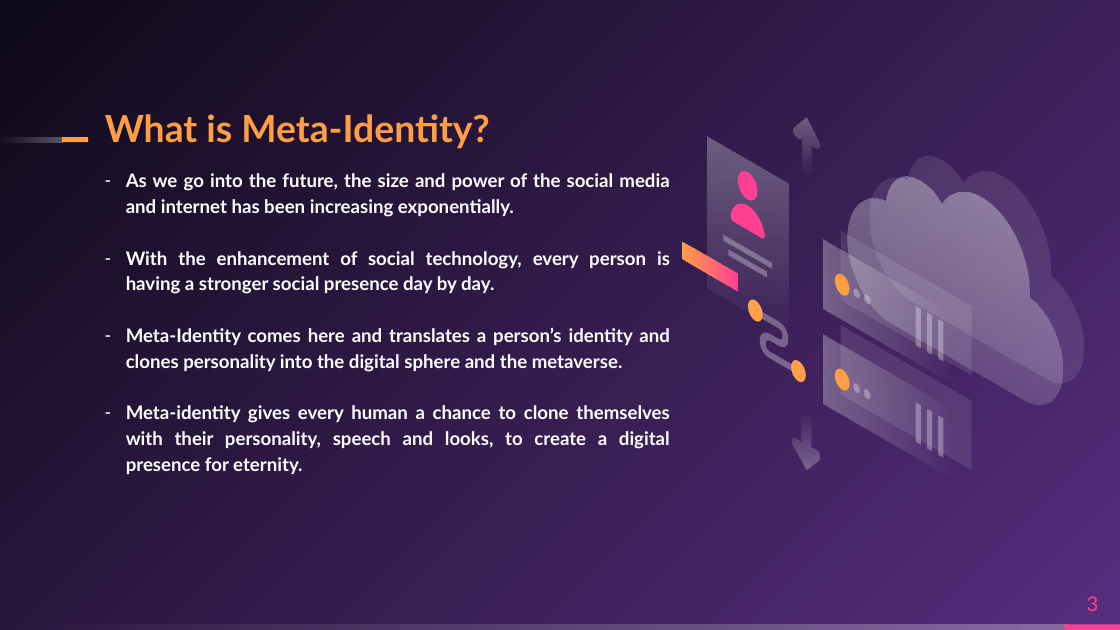
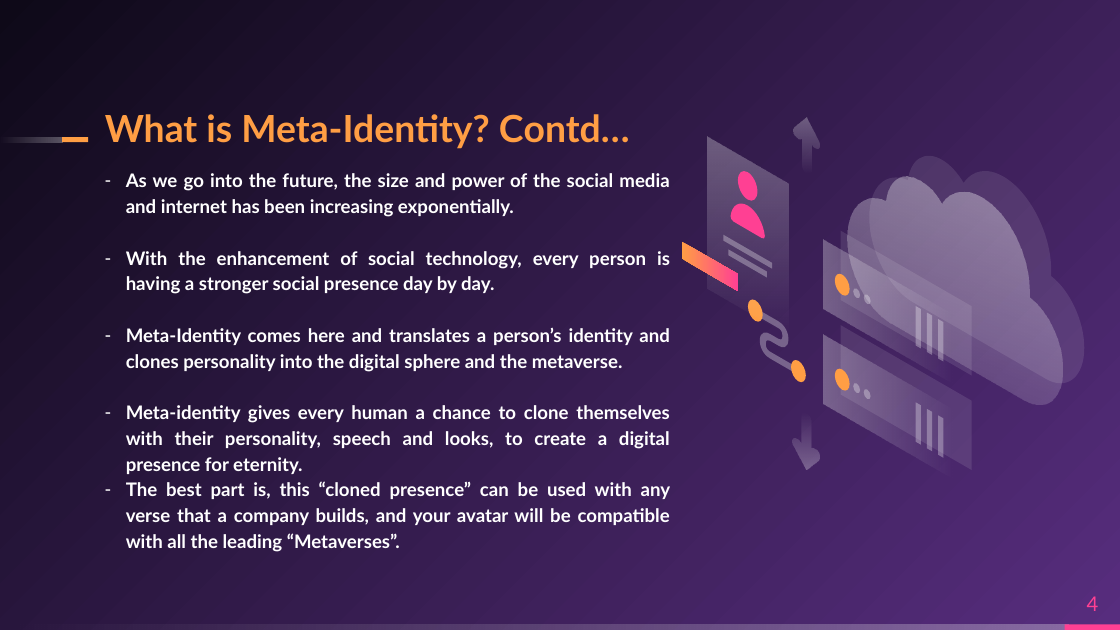
Before and after one commit to sacredvoid/hackUMass22, a slide deck: slide 4 of Meta-Indentity.pptx (slide 3 before the commit). Drawn at 1120x630 pixels with LibreOffice and Linux fonts; fonts in the diff are those of the drawing. Boxes give left, top, right and bottom in pixels: in the first picture for what was removed or moved away, otherwise in the second. Text is boxed around its words. In the diff, an @@ line names an element or a change of style, - is before the commit and + after.

```diff
--- a/Meta-Indentity.pptx
+++ b/Meta-Indentity.pptx
@@ title at [105,114,630,149]: text changed @@
-What is Meta-Identity?
+What is Meta-Identity? Contd…
@@ text at [126,481,671,552]: paragraph added @@
+– The best part is, this “cloned presence” can be used with any verse that a company builds, and your avatar will be compatible with all the leading “Metaverses”.
@@ page number at [1087,596,1099,611]: text changed @@
-3
+4
```
Also in this commit, not shown: 6 other slides changed, 1 slide added.
